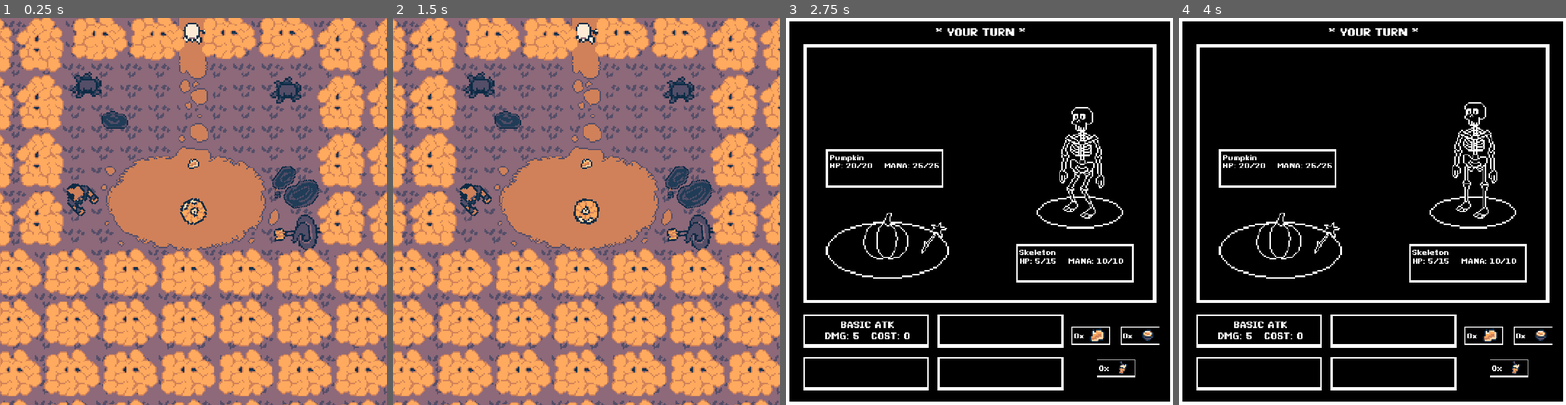
Above: before the commit, frames 1-4 (left to right).
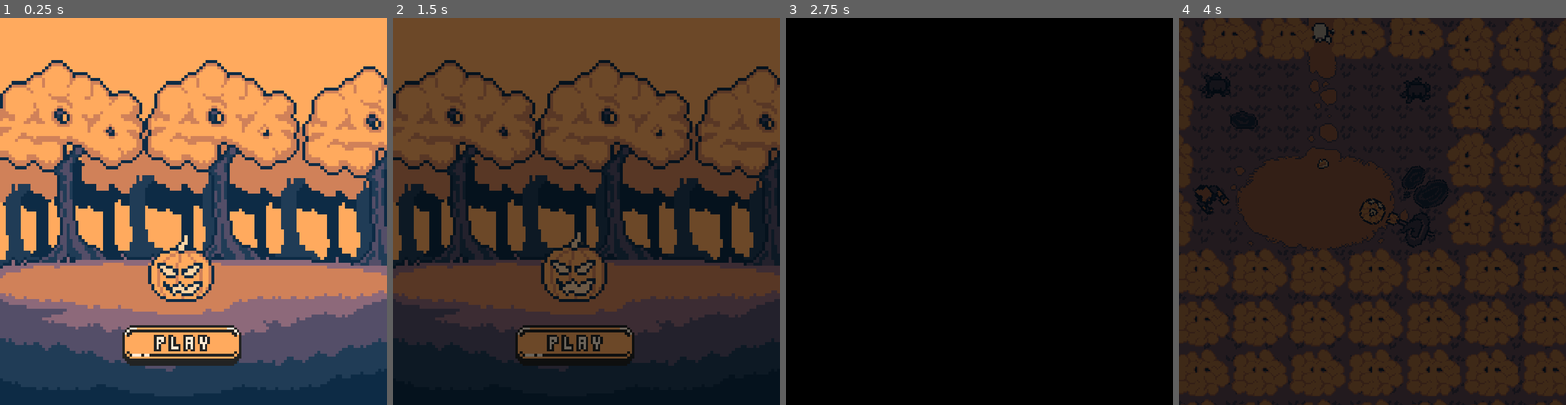
Above: after the commit, the same moments.

Repository: QuoteGenerator/Jame_Gam_Halloween
Game: Godot game, scene res://main_menu.tscn
The game is run twice, just before and just after one commit, with the same random seed, the same clock (stepped at 60 frames per second) and the same inputs. Before the commit the project starts from res://main.tscn.
Inputs (mouse positions are in pixels of both pictures, inside the frame that each line leads up to):
- Up to frame 1 (0.25 s): no input
- Up to frame 2 (1.5 s): click (574, 346) at 0.52 s; click (574, 346) at 1.27 s
- Up to frame 3 (2.75 s): move the mouse to (1064, 192) at 2.02 s; hold D from 2.03 s (still down)
- Up to frame 4 (4 s): move the mouse to (1295, 230) at 2.77 s; release D at 2.78 s; hold S 2.78-3.53 s; move the mouse to (1411, 126) at 3.52 s; hold D from 3.53 s (still down)

The runs differ from the first frame. In frame 1, 82% of the frame differs, in the area x 0-100%, y 0-100%; in frame 2, 100%; in frame 3, 12%; in frame 4, 98%.

Commit message:
main menu implemented

Diff:
--- /dev/null
+++ b/Jame_GAM_HALLOWEN_FIX/jame-gam-halloween/Scripts/main_menu.gd
@@ -0,0 +1,24 @@
+extends Node2D
+
+@onready var timer: Timer = $Timer
+@onready var fade_anim: AnimationPlayer = $BlackScreen/AnimationPlayer
+@onready var black_screen: ColorRect = $BlackScreen
+
+# Called when the node enters the scene tree for the first time.
+func _ready() -> void:
+	black_screen.hide()
+
+
+# Called every frame. 'delta' is the elapsed time since the previous frame.
+func _process(delta: float) -> void:
+	pass
+
+
+func _on_play_btn_pressed() -> void:
+	black_screen.show()
+	fade_anim.play("fade_in")
+	timer.start()
+
+
+func _on_timer_timeout() -> void:
+	get_tree().call_deferred("change_scene_to_file", "res://main.tscn")
--- /dev/null
+++ b/Jame_GAM_HALLOWEN_FIX/jame-gam-halloween/Scripts/starter_area.gd
@@ -0,0 +1,15 @@
+extends Node2D
+
+@onready var black_screen: ColorRect = $BlackScreen
+@onready var fade_anim: AnimationPlayer = $BlackScreen/AnimationPlayer
+
+# Called when the node enters the scene tree for the first time.
+func _ready() -> void:
+	black_screen.show()
+	fade_anim.play("fade_out")
+
+
+
+# Called every frame. 'delta' is the elapsed time since the previous frame.
+func _process(delta: float) -> void:
+	pass
--- a/Jame_GAM_HALLOWEN_FIX/jame-gam-halloween/main.tscn
+++ b/Jame_GAM_HALLOWEN_FIX/jame-gam-halloween/main.tscn
@@ -2,6 +2,7 @@
 
 [ext_resource type="Texture2D" uid="uid://cairtwsoy2paa" path="res://Assets/Sprites/Areas/row.png" id="1_fos0i"]
 [ext_resource type="PackedScene" uid="uid://isg1f625y4p8" path="res://Player.tscn" id="1_glv2v"]
+[ext_resource type="Script" uid="uid://b142g8djmuba0" path="res://Scripts/starter_area.gd" id="1_vivmo"]
 [ext_resource type="Texture2D" uid="uid://dbh8kx1j1oydj" path="res://Assets/Sprites/Objects/tree_full.png" id="2_efxa6"]
 [ext_resource type="PackedScene" uid="uid://dejoqp57xlvc" path="res://skeleton.tscn" id="3_r0du0"]
 [ext_resource type="Texture2D" uid="uid://7w8f0d5cc01g" path="res://Assets/Sprites/Areas/s_area.png" id="4_cm0pq"]
@@ -61,13 +62,31 @@
 "values": [Color(0, 0, 0, 0), Color(0, 0, 0, 1)]
 }
 
-[sub_resource type="AnimationLibrary" id="AnimationLibrary_efxa6"]
+[sub_resource type="Animation" id="Animation_dipwe"]
+resource_name = "fade_out"
+length = 1.5
+tracks/0/type = "value"
+tracks/0/imported = false
+tracks/0/enabled = true
+tracks/0/path = NodePath(".:color")
+tracks/0/interp = 1
+tracks/0/loop_wrap = true
+tracks/0/keys = {
+"times": PackedFloat32Array(0, 1.5),
+"transitions": PackedFloat32Array(1, 1),
+"update": 0,
+"values": [Color(0, 0, 0, 1), Color(0, 0, 0, 0)]
+}
+
+[sub_resource type="AnimationLibrary" id="AnimationLibrary_vivmo"]
 _data = {
 &"RESET": SubResource("Animation_0b11v"),
-&"fade_in": SubResource("Animation_bx2f0")
+&"fade_in": SubResource("Animation_bx2f0"),
+&"fade_out": SubResource("Animation_dipwe")
 }
 
 [node name="Main" type="Node2D" unique_id=63515689]
+script = ExtResource("1_vivmo")
 
 [node name="Path2D" type="Path2D" parent="." unique_id=1266127625]
 curve = SubResource("Curve2D_efxa6")
@@ -244,8 +263,8 @@
 offset_bottom = 454.0
 color = Color(0, 0, 0, 1)
 
-[node name="AnimationPlayer" type="AnimationPlayer" parent="BlackScreen" unique_id=2004161104]
-libraries/ = SubResource("AnimationLibrary_efxa6")
+[node name="AnimationPlayer" type="AnimationPlayer" parent="BlackScreen" unique_id=82396331]
+libraries/ = SubResource("AnimationLibrary_vivmo")
 
 [node name="Timer" type="Timer" parent="." unique_id=1597339290]
 wait_time = 2.0
--- /dev/null
+++ b/Jame_GAM_HALLOWEN_FIX/jame-gam-halloween/main_menu.tscn
@@ -0,0 +1,141 @@
+[gd_scene format=3 uid="uid://c7g6f15utrgrb"]
+
+[ext_resource type="Texture2D" uid="uid://n78lutr3o1qe" path="res://Assets/Sprites/main_menu.png" id="1_06t4h"]
+[ext_resource type="Script" uid="uid://bfrpxn2etgs5c" path="res://Scripts/main_menu.gd" id="1_glbon"]
+[ext_resource type="Texture2D" uid="uid://b6mr3uolybi14" path="res://Assets/Sprites/play_btn.png" id="2_jix8l"]
+[ext_resource type="Texture2D" uid="uid://b1e0w1lkvmosp" path="res://Assets/Sprites/play_btn_pressed.png" id="3_glbon"]
+[ext_resource type="Texture2D" uid="uid://d1wc4lvyewliu" path="res://Assets/Sprites/play_btn_hover.png" id="4_nlkkf"]
+
+[sub_resource type="AtlasTexture" id="AtlasTexture_7vrkn"]
+atlas = ExtResource("1_06t4h")
+region = Rect2(0, 0, 128, 128)
+
+[sub_resource type="AtlasTexture" id="AtlasTexture_fu7sn"]
+atlas = ExtResource("1_06t4h")
+region = Rect2(128, 0, 128, 128)
+
+[sub_resource type="SpriteFrames" id="SpriteFrames_g4v7s"]
+animations = [{
+"frames": [{
+"duration": 1.0,
+"texture": SubResource("AtlasTexture_7vrkn")
+}, {
+"duration": 1.0,
+"texture": SubResource("AtlasTexture_fu7sn")
+}],
+"loop": 1,
+"name": &"default",
+"speed": 2.0
+}]
+
+[sub_resource type="StyleBoxTexture" id="StyleBoxTexture_yf5fn"]
+texture = ExtResource("2_jix8l")
+
+[sub_resource type="StyleBoxTexture" id="StyleBoxTexture_57qmd"]
+texture = ExtResource("3_glbon")
+
+[sub_resource type="StyleBoxTexture" id="StyleBoxTexture_d0u6y"]
+texture = ExtResource("4_nlkkf")
+
+[sub_resource type="Animation" id="Animation_0b11v"]
+length = 0.001
+tracks/0/type = "value"
+tracks/0/imported = false
+tracks/0/enabled = true
+tracks/0/path = NodePath(".:color")
+tracks/0/interp = 1
+tracks/0/loop_wrap = true
+tracks/0/keys = {
+"times": PackedFloat32Array(0),
+"transitions": PackedFloat32Array(1),
+"update": 0,
+"values": [Color(0, 0, 0, 1)]
+}
+
+[sub_resource type="Animation" id="Animation_bx2f0"]
+resource_name = "fade_in"
+length = 1.5
+tracks/0/type = "value"
+tracks/0/imported = false
+tracks/0/enabled = true
+tracks/0/path = NodePath(".:color")
+tracks/0/interp = 1
+tracks/0/loop_wrap = true
+tracks/0/keys = {
+"times": PackedFloat32Array(0.04, 1.5),
+"transitions": PackedFloat32Array(1, 1),
+"update": 0,
+"values": [Color(0, 0, 0, 0), Color(0, 0, 0, 1)]
+}
+
+[sub_resource type="Animation" id="Animation_dipwe"]
+resource_name = "fade_out"
+length = 1.5
+tracks/0/type = "value"
+tracks/0/imported = false
+tracks/0/enabled = true
+tracks/0/path = NodePath(".:color")
+tracks/0/interp = 1
+tracks/0/loop_wrap = true
+tracks/0/keys = {
+"times": PackedFloat32Array(0, 1.5),
+"transitions": PackedFloat32Array(1, 1),
+"update": 0,
+"values": [Color(0, 0, 0, 1), Color(0, 0, 0, 0)]
+}
+
+[sub_resource type="AnimationLibrary" id="AnimationLibrary_nlkkf"]
+_data = {
+&"RESET": SubResource("Animation_0b11v"),
+&"fade_in": SubResource("Animation_bx2f0"),
+&"fade_out": SubResource("Animation_dipwe")
+}
+
+[node name="MainMenu" type="Node2D" unique_id=338948866]
+script = ExtResource("1_glbon")
+
+[node name="AnimatedSprite2D" type="AnimatedSprite2D" parent="." unique_id=1944115178]
+position = Vector2(8, -40)
+scale = Vector2(2.0781252, 2.0781252)
+sprite_frames = SubResource("SpriteFrames_g4v7s")
+autoplay = "default"
+frame_progress = 0.025762126
+
+[node name="Control" type="Control" parent="." unique_id=209509781]
+layout_mode = 3
+anchors_preset = 0
+offset_right = 40.0
+offset_bottom = 40.0
+
+[node name="PlayBtn" type="Button" parent="Control" unique_id=634116210]
+layout_mode = 0
+offset_left = -41.0
+offset_top = 38.0
+offset_right = 41.0
+offset_bottom = 66.0
+theme_override_styles/normal = SubResource("StyleBoxTexture_yf5fn")
+theme_override_styles/pressed = SubResource("StyleBoxTexture_57qmd")
+theme_override_styles/hover = SubResource("StyleBoxTexture_d0u6y")
+
+[node name="Camera" type="Camera2D" parent="." unique_id=728284851]
+position = Vector2(8, -40)
+zoom = Vector2(4.515, 4.515)
+
+[node name="BlackScreen" type="ColorRect" parent="." unique_id=1434534518]
+visible = false
+z_index = 4096
+offset_left = -1042.0
+offset_top = -655.0
+offset_right = 917.0
+offset_bottom = 633.0
+color = Color(0, 0, 0, 1)
+
+[node name="AnimationPlayer" type="AnimationPlayer" parent="BlackScreen" unique_id=1476343388]
+libraries/ = SubResource("AnimationLibrary_nlkkf")
+
+[node name="Timer" type="Timer" parent="." unique_id=981695959]
+wait_time = 3.0
+one_shot = true
+
+[connection signal="pressed" from="Control/PlayBtn" to="." method="_on_play_btn_pressed"]
+[connection signal="timeout" from="Timer" to="." method="_on_timer_timeout"]
--- a/Jame_GAM_HALLOWEN_FIX/jame-gam-halloween/project.godot
+++ b/Jame_GAM_HALLOWEN_FIX/jame-gam-halloween/project.godot
@@ -11,7 +11,7 @@
 [application]
 
 config/name="Jame_Gam_Halloween"
-run/main_scene="uid://c0psh6numabna"
+run/main_scene="uid://c7g6f15utrgrb"
 config/features=PackedStringArray("4.7", "Forward Plus")
 config/icon="res://icon.svg"
 
Binary file added: Jame_GAM_HALLOWEN_FIX/jame-gam-halloween/Assets/Sprites/main_menu.png
Not shown, added: Jame_GAM_HALLOWEN_FIX/jame-gam-halloween/Assets/Sprites/main_menu.png.import
Binary file added: Jame_GAM_HALLOWEN_FIX/jame-gam-halloween/Assets/Sprites/play_btn.png
Not shown, added: Jame_GAM_HALLOWEN_FIX/jame-gam-halloween/Assets/Sprites/play_btn.png.import
Binary file added: Jame_GAM_HALLOWEN_FIX/jame-gam-halloween/Assets/Sprites/play_btn_hover.png
Not shown, added: Jame_GAM_HALLOWEN_FIX/jame-gam-halloween/Assets/Sprites/play_btn_hover.png.import
Binary file added: Jame_GAM_HALLOWEN_FIX/jame-gam-halloween/Assets/Sprites/play_btn_pressed.png
Not shown, added: Jame_GAM_HALLOWEN_FIX/jame-gam-halloween/Assets/Sprites/play_btn_pressed.png.import
Not shown, added: Jame_GAM_HALLOWEN_FIX/jame-gam-halloween/Scripts/main_menu.gd.uid
Not shown, added: Jame_GAM_HALLOWEN_FIX/jame-gam-halloween/Scripts/starter_area.gd.uid
